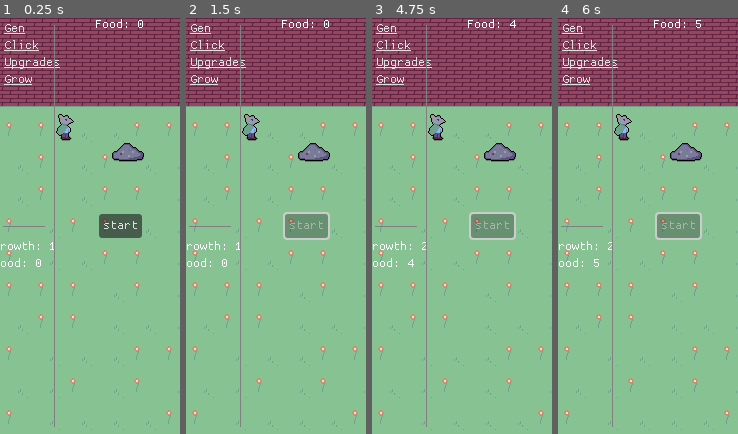
Above: before the commit, frames 1-4 (left to right).
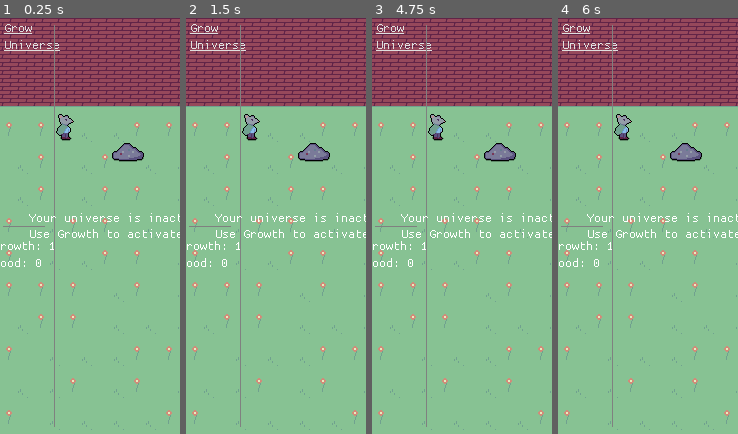
Above: after the commit, the same moments.

Repository: lancemgiles/Idle01
Game: Godot game, scene res://main.tscn
The game is run twice, just before and just after one commit, with the same random seed, the same clock (stepped at 60 frames per second) and the same inputs.
Inputs (mouse positions are in pixels of both pictures, inside the frame that each line leads up to):
- Up to frame 1 (0.25 s): no input
- Up to frame 2 (1.5 s): click (306, 226) at 0.5 s, where only the run before the commit has a clickable "start"; tap Enter at 1.25 s
- Up to frame 3 (4.75 s): tap Space at 2, 4.25 s; tap Enter at 3.5 s
- Up to frame 4 (6 s): tap Enter at 5 s

The runs differ from the first frame. In frame 1, 2.6% of the frame differs, in the area x 2-100%, y 0-53%; in frame 2, 2.9%; in frame 3, 3.0%, in the area x 2-100%, y 0-60%; in frame 4, 3.0%.

Commit message:
up to episode 15

Diff:
--- a/proto/handlers/handler_food_generator.gd
+++ b/proto/handlers/handler_food_generator.gd
@@ -5,6 +5,7 @@
 static var ref : HandlerFoodGenerator
 
 var generator_power := 1
+signal generator_power_calculated
 
 ## Singleton check
 func _enter_tree() -> void:
@@ -37,6 +38,7 @@
 	new_power += Main.ref.data.growth_upgrades.u_02_food_boost_level
 
 	generator_power = new_power
+	generator_power_calculated.emit()
 
 
 func _on_timer_timeout() -> void:
--- a/proto/milestones/food_milestones.gd
+++ b/proto/milestones/food_milestones.gd
@@ -7,6 +7,10 @@
 var food_progress := -1
 
 var universe : DataUniverse
+
+signal progressed
+
+signal new_milestone_created
 
 
 func _init() -> void:
@@ -22,6 +26,7 @@
 		food_goal = universe.growth * 8
 	food_progress = transferred_progress
 	universe.food_milestone_progress = food_progress
+	new_milestone_created.emit()
 
 func check_for_completion() -> void:
 	if food_progress < food_goal:
@@ -30,6 +35,7 @@
 		var food_excess = food_progress - food_goal
 		HandlerGrowth.ref.create_growth(1)
 		initialize_new_milestone(food_excess)
+
 		if food_excess > 0:
 			check_for_completion()
 
@@ -37,5 +43,6 @@
 func _on_food_created(quantity: int) -> void:
 	food_progress += quantity
 	universe.food_milestone_progress = food_progress
+	progressed.emit()
 
 	check_for_completion()
--- /dev/null
+++ b/proto/views/compo_active_effects.gd
@@ -0,0 +1,17 @@
+class_name CompoActiveEffects extends VBoxContainer
+
+@export var food_per_second : RichTextLabel
+
+func _ready() -> void:
+	connect_signals()
+	_update_food_per_second()
+
+func connect_signals() -> void:
+	HandlerFoodGenerator.ref.generator_power_calculated.connect(_on_food_generator_power_calculated)
+
+func _update_food_per_second() -> void:
+	var text := "[b]Food per second [/b] %s " % HandlerFoodGenerator.ref.generator_power
+	food_per_second.text = text
+
+func _on_food_generator_power_calculated() -> void:
+	_update_food_per_second()
--- /dev/null
+++ b/proto/views/food_milestone_progress.gd
@@ -0,0 +1,20 @@
+extends ProgressBar
+
+@onready var milestone : MilestonesFood = HandlerGrowth.ref.food_milestone
+@export var label : Label
+
+func _ready() -> void:
+	connect_signals()
+
+func connect_signals() -> void:
+	milestone.progressed.connect(_on_milestone_change)
+	milestone.new_milestone_created.connect(_on_milestone_change)
+
+func _update_progress() -> void:
+	max_value = milestone.food_goal
+	value = milestone.food_progress
+
+	label.text = "%s / %s" %[milestone.food_progress, milestone.food_goal]
+
+func  _on_milestone_change() -> void:
+	_update_progress()
--- a/proto/prototypes/proto_grow_view.tscn
+++ b/proto/views/proto_grow_view.tscn
@@ -1,7 +1,8 @@
-[gd_scene load_steps=3 format=3 uid="uid://dv2jmda7j2v25"]
+[gd_scene load_steps=4 format=3 uid="uid://dv2jmda7j2v25"]
 
-[ext_resource type="Script" uid="uid://05ssfcumot16" path="res://proto/prototypes/proto_grow_view.gd" id="1_hujf3"]
+[ext_resource type="Script" uid="uid://05ssfcumot16" path="res://proto/views/proto_grow_view.gd" id="1_hujf3"]
 [ext_resource type="PackedScene" uid="uid://cllakustggs0k" path="res://proto/upgrades/components/compo_upgrade.tscn" id="2_hweh3"]
+[ext_resource type="PackedScene" uid="uid://cmsq8brlwbnwt" path="res://ui/growth_progress_bar.tscn" id="3_e0jyx"]
 
 [node name="ProtoGrowView" type="Control" node_paths=PackedStringArray("growth_up_area")]
 layout_mode = 3
@@ -43,3 +44,10 @@
 
 [node name="GrowthUpgrades" type="VBoxContainer" parent="MarginContainer/VBoxContainer"]
 layout_mode = 2
+size_flags_vertical = 3
+
+[node name="MarginContainer2" type="MarginContainer" parent="MarginContainer/VBoxContainer"]
+layout_mode = 2
+
+[node name="GrowthProgressBar" parent="MarginContainer/VBoxContainer" instance=ExtResource("3_e0jyx")]
+layout_mode = 2
--- /dev/null
+++ b/proto/views/universe_view.gd
@@ -0,0 +1,25 @@
+class_name ViewUniverse extends View
+
+@export var intro_text : Label
+
+@export var main_content : MarginContainer
+
+
+func _ready() -> void:
+	super()
+	_initialize_view()
+
+func _initialize_view() -> void:
+	if not Main.ref.data.growth_upgrades.u_01_food_generator_level:
+		intro_text.visible = true
+		main_content.visible = false
+		HandlerGrowthUpgrades.ref.u_01_food_generation.leveled_up.connect(_on_growth_u01_level_up)
+	else:
+		intro_text.visible = false
+		main_content.visible = true
+
+func _on_growth_u01_level_up() -> void:
+	intro_text.visible = false
+	main_content.visible = true
+
+	HandlerGrowthUpgrades.ref.u_01_food_generation.leveled_up.disconnect(_on_growth_u01_level_up)
--- /dev/null
+++ b/proto/views/universe_view.tscn
@@ -0,0 +1,103 @@
+[gd_scene load_steps=4 format=3 uid="uid://cniwho0o02e06"]
+
+[ext_resource type="Script" uid="uid://c6kpgpuhfrxal" path="res://proto/views/universe_view.gd" id="1_h4f66"]
+[ext_resource type="Script" uid="uid://bbaugv3o8xiss" path="res://proto/views/compo_active_effects.gd" id="2_c7grh"]
+[ext_resource type="PackedScene" uid="uid://cmsq8brlwbnwt" path="res://ui/growth_progress_bar.tscn" id="3_c7grh"]
+
+[node name="UniverseView" type="Control" node_paths=PackedStringArray("intro_text", "main_content")]
+layout_mode = 3
+anchors_preset = 15
+anchor_right = 1.0
+anchor_bottom = 1.0
+grow_horizontal = 2
+grow_vertical = 2
+script = ExtResource("1_h4f66")
+intro_text = NodePath("IntroText")
+main_content = NodePath("MainMarginContainer")
+view = 3
+
+[node name="MainMarginContainer" type="MarginContainer" parent="."]
+layout_mode = 1
+anchors_preset = 15
+anchor_right = 1.0
+anchor_bottom = 1.0
+grow_horizontal = 2
+grow_vertical = 2
+
+[node name="VBoxContainer" type="VBoxContainer" parent="MainMarginContainer"]
+layout_mode = 2
+
+[node name="Header" type="Label" parent="MainMarginContainer/VBoxContainer"]
+layout_mode = 2
+text = "Universe"
+
+[node name="MarginContainer" type="MarginContainer" parent="MainMarginContainer/VBoxContainer"]
+layout_mode = 2
+
+[node name="HSeparator" type="HSeparator" parent="MainMarginContainer/VBoxContainer/MarginContainer"]
+layout_mode = 2
+
+[node name="MarginContainer2" type="MarginContainer" parent="MainMarginContainer/VBoxContainer"]
+layout_mode = 2
+size_flags_vertical = 3
+
+[node name="VBoxContainer" type="VBoxContainer" parent="MainMarginContainer/VBoxContainer/MarginContainer2" node_paths=PackedStringArray("food_per_second")]
+layout_mode = 2
+script = ExtResource("2_c7grh")
+food_per_second = NodePath("FoodPerSecondLabel")
+
+[node name="Label" type="Label" parent="MainMarginContainer/VBoxContainer/MarginContainer2/VBoxContainer"]
+layout_mode = 2
+text = "Active Effects:"
+
+[node name="MarginContainer" type="MarginContainer" parent="MainMarginContainer/VBoxContainer/MarginContainer2/VBoxContainer"]
+layout_mode = 2
+
+[node name="HSeparator" type="HSeparator" parent="MainMarginContainer/VBoxContainer/MarginContainer2/VBoxContainer/MarginContainer"]
+layout_mode = 2
+
+[node name="FoodPerSecondLabel" type="RichTextLabel" parent="MainMarginContainer/VBoxContainer/MarginContainer2/VBoxContainer"]
+custom_minimum_size = Vector2(0, 64)
+layout_mode = 2
+bbcode_enabled = true
+text = "Food: <no value>"
+
+[node name="Space" type="Control" parent="MainMarginContainer/VBoxContainer/MarginContainer2/VBoxContainer"]
+custom_minimum_size = Vector2(8, 0)
+layout_mode = 2
+
+[node name="FoodMilestones" type="Label" parent="MainMarginContainer/VBoxContainer/MarginContainer2/VBoxContainer"]
+custom_minimum_size = Vector2(64, 0)
+layout_mode = 2
+text = "Progress towards next Growth"
+autowrap_mode = 2
+
+[node name="MarginContainer2" type="MarginContainer" parent="MainMarginContainer/VBoxContainer/MarginContainer2/VBoxContainer"]
+layout_mode = 2
+
+[node name="HSeparator" type="HSeparator" parent="MainMarginContainer/VBoxContainer/MarginContainer2/VBoxContainer/MarginContainer2"]
+layout_mode = 2
+
+[node name="MarginContainer3" type="MarginContainer" parent="MainMarginContainer/VBoxContainer/MarginContainer2/VBoxContainer"]
+layout_mode = 2
+
+[node name="GrowthProgressBar" parent="MainMarginContainer/VBoxContainer/MarginContainer2/VBoxContainer/MarginContainer3" instance=ExtResource("3_c7grh")]
+layout_mode = 2
+
+[node name="IntroText" type="Label" parent="."]
+visible = false
+layout_mode = 1
+anchors_preset = 8
+anchor_left = 0.5
+anchor_top = 0.5
+anchor_right = 0.5
+anchor_bottom = 0.5
+offset_left = -91.0
+offset_top = -6.5
+offset_right = 91.0
+offset_bottom = 6.5
+grow_horizontal = 2
+grow_vertical = 2
+size_flags_horizontal = 4
+text = "Your universe is inactive.
+Use Growth to activate it."
--- a/ui/UI.tscn
+++ b/ui/UI.tscn
@@ -9,7 +9,8 @@
 [ext_resource type="Script" uid="uid://cggab4dl7xuxh" path="res://ui/growth_label.gd" id="3_wf7rf"]
 [ext_resource type="Texture2D" uid="uid://dq3tt8g3qqren" path="res://proto/assets/rubbish.png" id="4_1qfk0"]
 [ext_resource type="PackedScene" uid="uid://dfqfyxu0bedwc" path="res://proto/prototypes/proto_upgrades.tscn" id="5_a6px5"]
-[ext_resource type="PackedScene" uid="uid://dv2jmda7j2v25" path="res://proto/prototypes/proto_grow_view.tscn" id="6_s15di"]
+[ext_resource type="PackedScene" uid="uid://dv2jmda7j2v25" path="res://proto/views/proto_grow_view.tscn" id="6_s15di"]
+[ext_resource type="PackedScene" uid="uid://cniwho0o02e06" path="res://proto/views/universe_view.tscn" id="11_1qfk0"]
 
 [sub_resource type="TileSetAtlasSource" id="TileSetAtlasSource_mwp23"]
 texture = ExtResource("2_au5f4")
@@ -85,20 +86,27 @@
 layout_mode = 2
 
 [node name="ProtoGenLink" type="LinkButton" parent="HBoxContainer/LeftPanel/VBoxContainer/Navigator/MarginContainer/VBoxContainer"]
+visible = false
 layout_mode = 2
 text = "Gen"
 
 [node name="ProtoClickLink" type="LinkButton" parent="HBoxContainer/LeftPanel/VBoxContainer/Navigator/MarginContainer/VBoxContainer"]
+visible = false
 layout_mode = 2
 text = "Click"
 
 [node name="ProtoUpgrades" type="LinkButton" parent="HBoxContainer/LeftPanel/VBoxContainer/Navigator/MarginContainer/VBoxContainer"]
+visible = false
 layout_mode = 2
 text = "Upgrades"
 
 [node name="ProtoGrow" type="LinkButton" parent="HBoxContainer/LeftPanel/VBoxContainer/Navigator/MarginContainer/VBoxContainer"]
 layout_mode = 2
 text = "Grow"
+
+[node name="UniverseLink" type="LinkButton" parent="HBoxContainer/LeftPanel/VBoxContainer/Navigator/MarginContainer/VBoxContainer"]
+layout_mode = 2
+text = "Universe"
 
 [node name="MarginContainer" type="MarginContainer" parent="HBoxContainer/LeftPanel/VBoxContainer"]
 layout_mode = 2
@@ -149,6 +157,7 @@
 size_flags_horizontal = 3
 
 [node name="ProtoGenerator" parent="HBoxContainer/MainView" node_paths=PackedStringArray("ui") instance=ExtResource("1_xmm75")]
+visible = false
 layout_mode = 1
 view = 1
 ui = NodePath("../../..")
@@ -165,12 +174,16 @@
 ui = NodePath("../../..")
 
 [node name="ProtoGrowView" parent="HBoxContainer/MainView" node_paths=PackedStringArray("ui") instance=ExtResource("6_s15di")]
-visible = false
 layout_mode = 1
-view = 3
+view = 4
+ui = NodePath("../../..")
+
+[node name="UniverseView" parent="HBoxContainer/MainView" node_paths=PackedStringArray("ui") instance=ExtResource("11_1qfk0")]
+layout_mode = 1
 ui = NodePath("../../..")
 
 [connection signal="pressed" from="HBoxContainer/LeftPanel/VBoxContainer/Navigator/MarginContainer/VBoxContainer/ProtoGenLink" to="." method="_on_proto_gen_link_pressed"]
 [connection signal="pressed" from="HBoxContainer/LeftPanel/VBoxContainer/Navigator/MarginContainer/VBoxContainer/ProtoClickLink" to="." method="_on_proto_click_link_pressed"]
 [connection signal="pressed" from="HBoxContainer/LeftPanel/VBoxContainer/Navigator/MarginContainer/VBoxContainer/ProtoUpgrades" to="." method="_on_proto_upgrades_pressed"]
 [connection signal="pressed" from="HBoxContainer/LeftPanel/VBoxContainer/Navigator/MarginContainer/VBoxContainer/ProtoGrow" to="." method="_on_proto_grow_pressed"]
+[connection signal="pressed" from="HBoxContainer/LeftPanel/VBoxContainer/Navigator/MarginContainer/VBoxContainer/UniverseLink" to="." method="_on_universe_link_pressed"]
--- /dev/null
+++ b/ui/growth_progress_bar.tscn
@@ -0,0 +1,24 @@
+[gd_scene load_steps=2 format=3 uid="uid://cmsq8brlwbnwt"]
+
+[ext_resource type="Script" uid="uid://ok1mmuwhld5j" path="res://proto/views/food_milestone_progress.gd" id="1_mgiq0"]
+
+[node name="GrowthProgressBar" type="ProgressBar" node_paths=PackedStringArray("label")]
+custom_minimum_size = Vector2(0, 16)
+show_percentage = false
+script = ExtResource("1_mgiq0")
+label = NodePath("Label")
+
+[node name="Label" type="Label" parent="."]
+layout_mode = 1
+anchors_preset = 8
+anchor_left = 0.5
+anchor_top = 0.5
+anchor_right = 0.5
+anchor_bottom = 0.5
+offset_left = -20.0
+offset_top = -6.5
+offset_right = 20.0
+offset_bottom = 6.5
+grow_horizontal = 2
+grow_vertical = 2
+text = "<nil> / <nil>"
--- a/ui/ui.gd
+++ b/ui/ui.gd
@@ -5,10 +5,15 @@
 	PROTO_CLICKER,
 	PROTO_GENERATOR,
 	PROTO_UPGRADES,
+	UNIVERSE,
 	PROTO_GROW
 }
 
 signal navigation_requested(view: Views)
+
+func _ready() -> void:
+	navigation_requested.emit(Views.UNIVERSE)
+
 
 func _on_proto_gen_link_pressed() -> void:
 	navigation_requested.emit(Views.PROTO_GENERATOR)
@@ -21,3 +26,6 @@
 
 func _on_proto_grow_pressed() -> void:
 	navigation_requested.emit(Views.PROTO_GROW)
+
+func _on_universe_link_pressed() -> void:
+	navigation_requested.emit(Views.UNIVERSE)
Binary file changed: proto/cape_mouse.ase
Not shown, added: proto/views/compo_active_effects.gd.uid
Not shown, added: proto/views/food_milestone_progress.gd.uid
Renamed: proto/prototypes/proto_grow_view.gd -> proto/views/proto_grow_view.gd
Renamed: proto/prototypes/proto_grow_view.gd.uid -> proto/views/proto_grow_view.gd.uid
Not shown, added: proto/views/universe_view.gd.uid
Not shown: 1 places in ui/UI.tscn that only renumber resources
